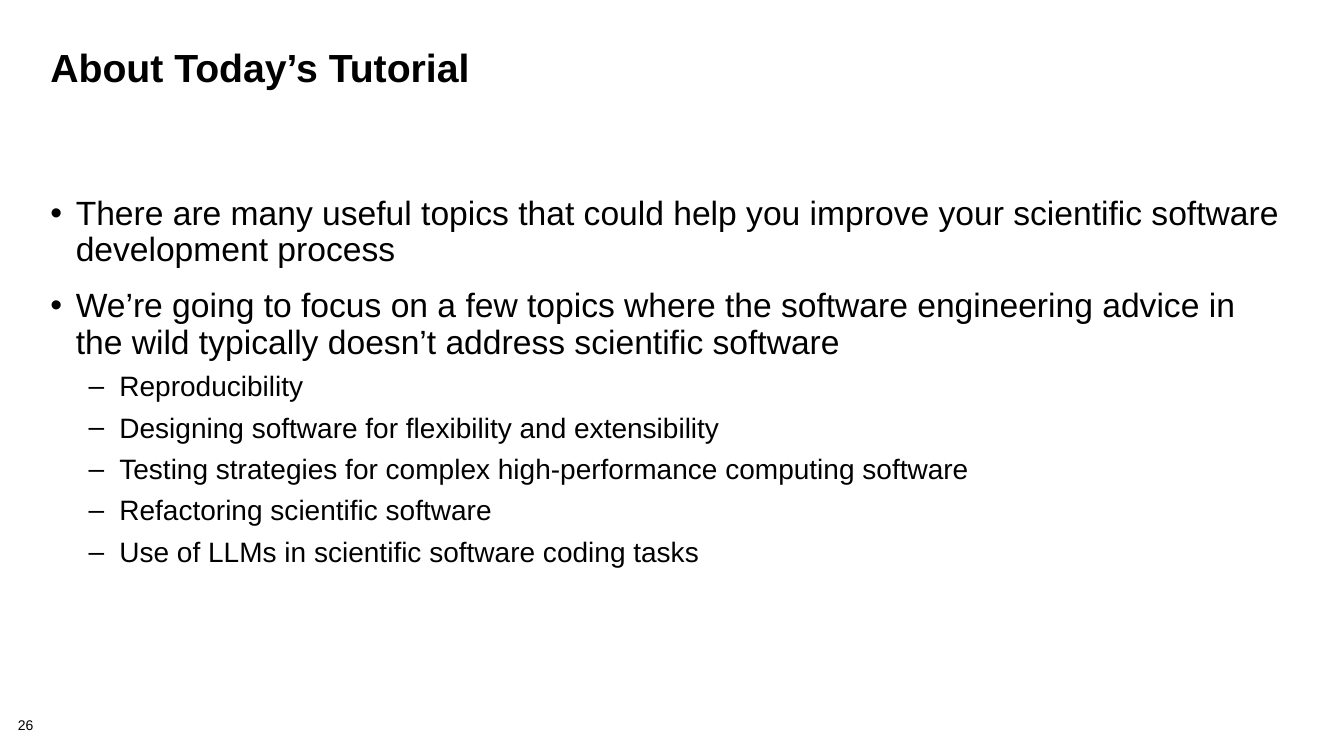
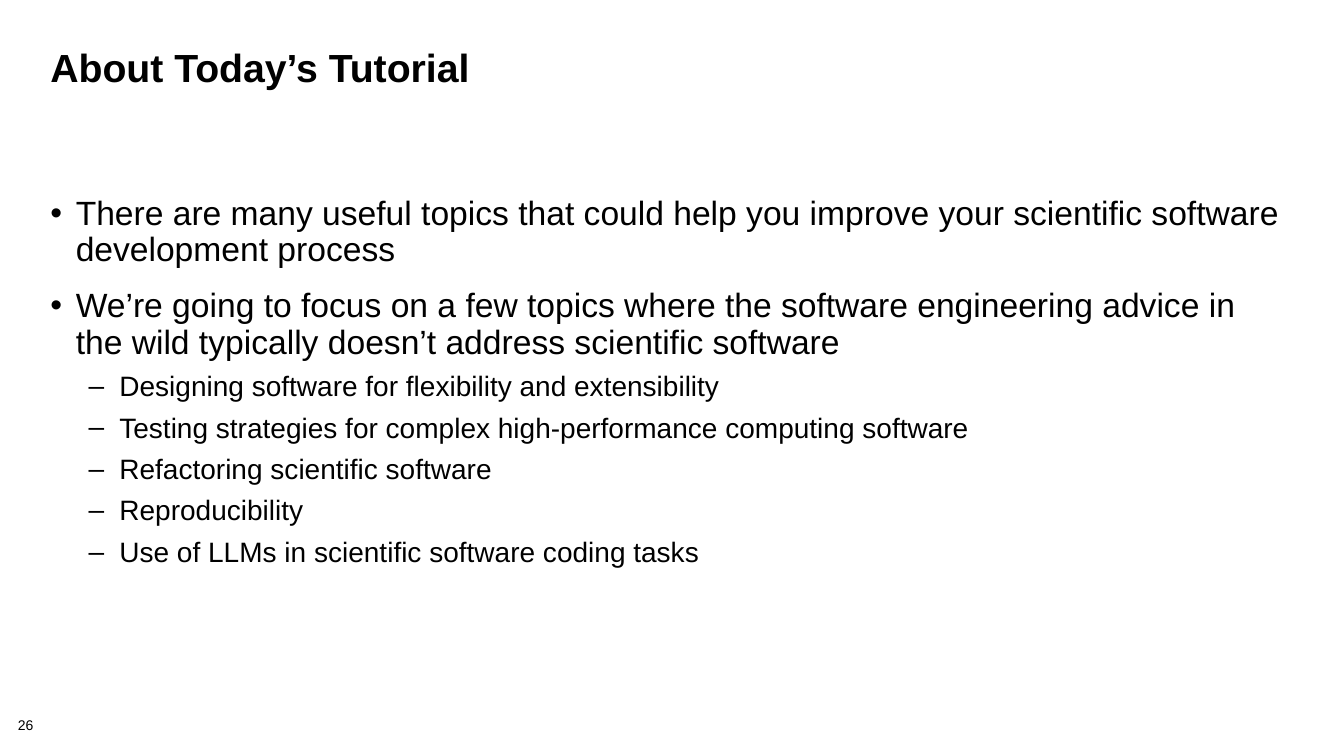
Before and after one commit to bssw-tutorial/presentations, a slide deck: slide 26 of overview.pptx. Drawn at 1344x756 pixels with LibreOffice and Linux fonts; fonts in the diff are those of the drawing. Boxes give left, top, right and bottom in pixels: in the first picture for what was removed or moved away, otherwise in the second. Text is boxed around its words. In the diff, an @@ line names an element or a change of style, - is before the commit and + after.

```diff
--- a/overview.pptx
+++ b/overview.pptx
@@ text at (x1=119, y1=375, x2=303, y2=401): paragraph removed @@
-  – Reproducibility
@@ text at (x1=119, y1=499, x2=303, y2=526): paragraph added @@
+  – Reproducibility
```
Also in this commit, not shown: 2 other slides changed.
